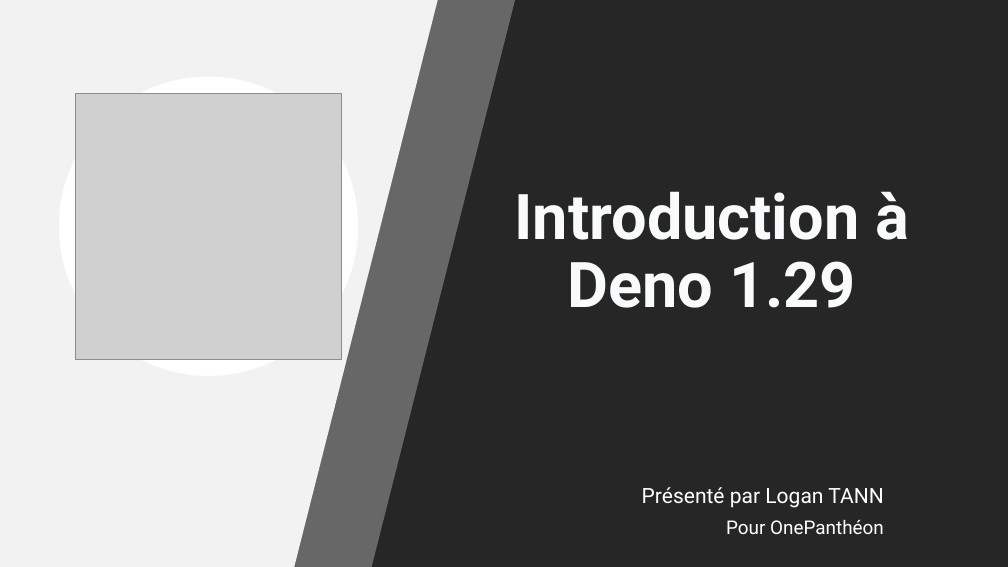
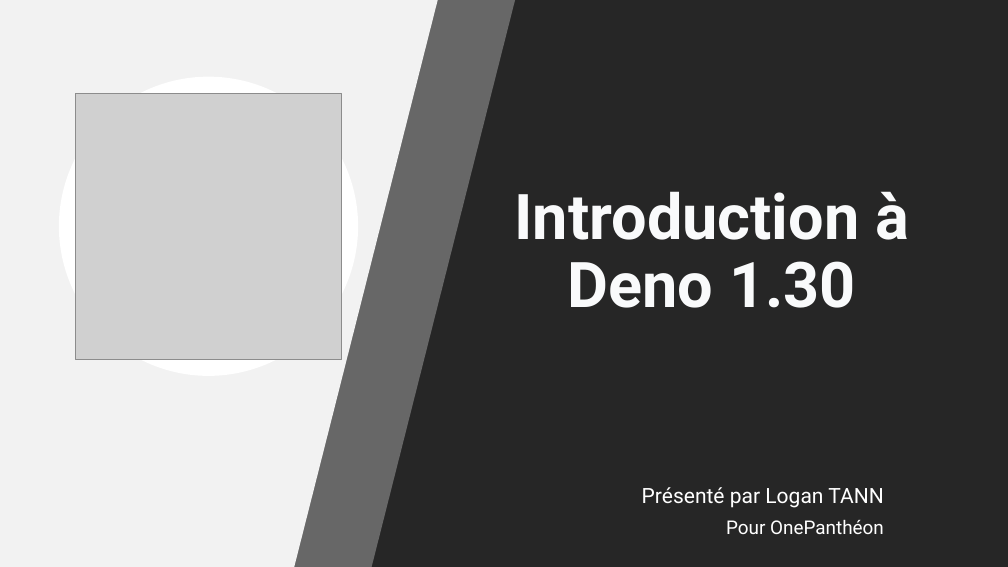
Before and after one commit to OnePantheon/Ateliers-deno, a slide deck: slide 1 of 01 - Introduction/documents/Introduction à Deno.pptx. Drawn at 1008x567 pixels with LibreOffice and Linux fonts; fonts in the diff are those of the drawing; grey boxes stand for pictures; background and template pictures are left out. Boxes give left, top, right and bottom in pixels: in the first picture for what was removed or moved away, otherwise in the second. Text is boxed around its words. In the diff, an @@ line names an element or a change of style, - is before the commit and + after.

```diff
--- a/01 - Introduction/documents/Introduction à Deno.pptx
+++ b/01 - Introduction/documents/Introduction à Deno.pptx
@@ title at (515,191,909,308): text changed @@
-Introduction à Deno 1.29
+Introduction à Deno 1.30
```
Also in this commit, not shown: 8 other slides changed, 2 other files.
